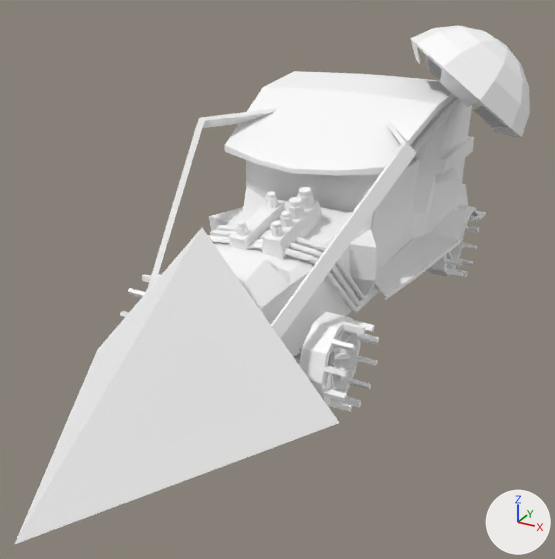
One commit to the FBX model Examen Game GMD4A/Assets/Art/Models/AGNES car/Car_Agnes.fbx: the scene before it, then after it.
Before and after are seen from a 50 mm lens placed at (3.49, -7.64, 3.98), pointed at (0.11, -1.49, 0.91). The axes (+X, +Y, +Z) are drawn at lower right. The lights are the same throughout. Where no turn or scale is listed for an object, it has been applied to the vertices.

Objects in the first picture: 'Car_Agnes', 'Cone', 'back_left_wheel', 'front_left_wheel'.
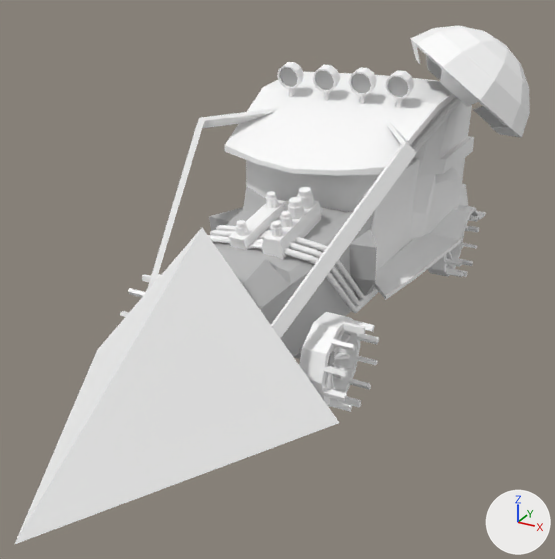
What differs and where, as boxes [x1, y1, x2, y2] in the pictures (555 x 559 px):
'Lamp', added: after [277, 62, 414, 108]
    faces in mat_lambert2 (its picture is missing): [277, 62, 414, 108]
    faces in mat_lambert4 (grey #bcbcbc): [280, 68, 408, 97]
part 1 of me_mesh_005, recoloured (white to grey): [209, 187, 377, 356] in both

Patch to the scene script:
```diff
--- a/Examen Game GMD4A/Assets/Art/Models/AGNES car/Car_Agnes.fbx.py
+++ b/Examen Game GMD4A/Assets/Art/Models/AGNES car/Car_Agnes.fbx.py
@@ mat_lambert3 @@
+mat_lambert3 = principled_material('lambert3')
+mat_lambert3.base_color = (0.5, 0.5, 0.5)  # grey #bcbcbc
@@ mat_lambert4 @@
+mat_lambert4 = principled_material('lambert4')
+mat_lambert4.base_color = (0.5, 0.5, 0.5)  # grey #bcbcbc
@@ me_mesh_005 @@
 me_mesh_005.from_pydata(...)  # 1551 vertices, 1639 faces; spans x -1.54..1.54, y -3.03..3.03, z -1.38..1.38
 # used by ob_car_agnes; location = (0.3, -0.2, 1.76)
+# me_mesh_005 part 1: 94 of the faces centred in x -1.16..0.55, y -2.92..-0.35, z -1.3..-0.32 switch from mat_lambert2 (its picture is missing) to mat_lambert3 (grey #bcbcbc)
 me_mesh_005.materials.append(mat_lambert1)
@@ me_mesh_006 @@
+me_mesh_006.from_pydata(...)  # 240 vertices, 272 faces; spans x -0.78..0.78, y -0.14..0.09, z -0.22..0.2
+# faces by material slot: [40, 232]
+me_mesh_006.materials.append(mat_lambert4)  # grey #bcbcbc
+me_mesh_006.materials.append(mat_lambert2)  # its picture is missing
@@ ob_lamp @@
+ob_lamp = bpy.data.objects.new('Lamp', me_mesh_006)
+ob_lamp.location = (0.02, 0.19, 2.55)
```
